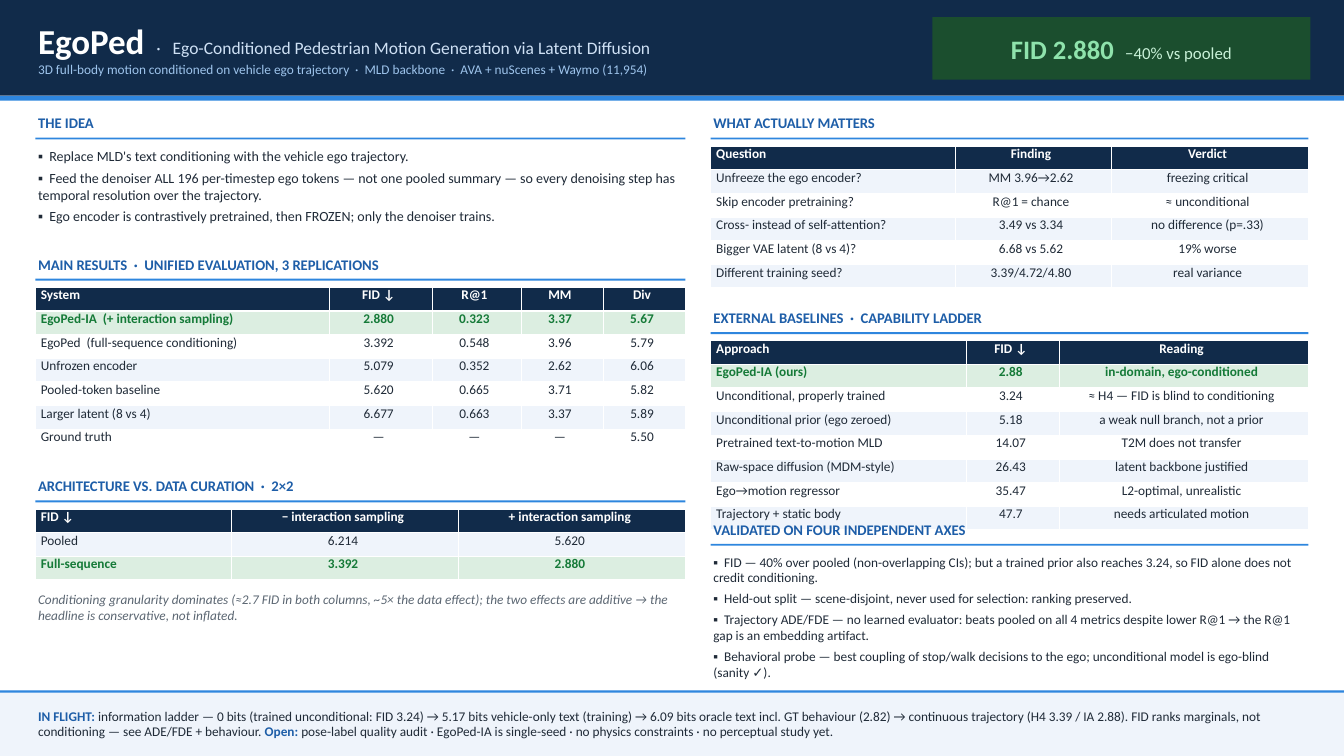
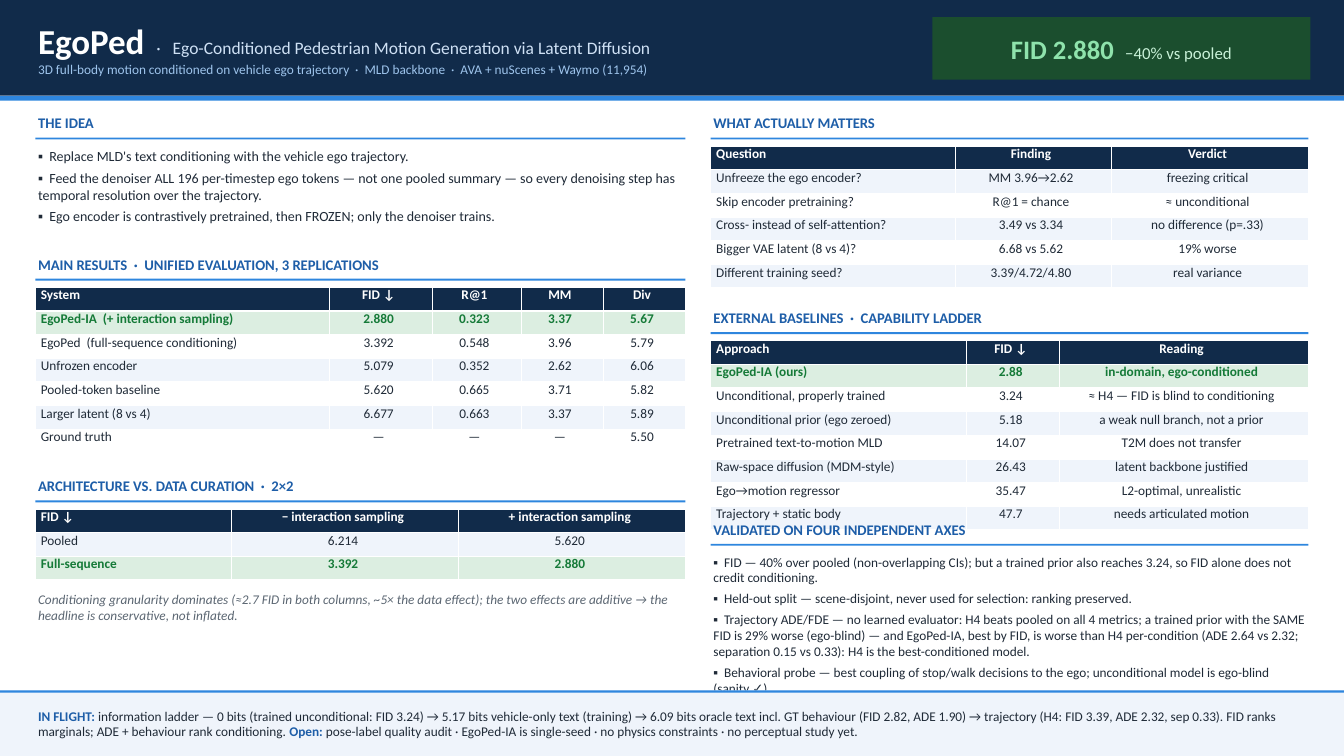
Before and after one commit to ers1804/motion-latent-diffusion, a slide deck: slide 1 of research/to_human/EgoPed_onepager.pptx. Drawn at 1344x756 pixels with LibreOffice and Linux fonts; fonts in the diff are those of the drawing. Boxes give left, top, right and bottom in pixels: in the first picture for what was removed or moved away, otherwise in the second. Text is boxed around its words. In the diff, an @@ line names an element or a change of style, - is before the commit and + after.

```diff
--- a/research/to_human/EgoPed_onepager.pptx
+++ b/research/to_human/EgoPed_onepager.pptx
@@ text at [713, 614, 1305, 658]: text changed @@
-▪ Trajectory ADE/FDE — no learned evaluator: beats pooled on all 4 metrics despite lower R@1 → the R@1 gap is an embedding artifact.
+▪ Trajectory ADE/FDE — no learned evaluator: H4 beats pooled on all 4 metrics; a trained prior with the SAME FID is 29% worse (ego-blind) — and EgoPed-IA, best by FID, is worse than H4 per-condition (ADE 2.64 vs 2.32; separation 0.15 vs 0.33): H4 is the best-conditioned model.
@@ text at [38, 711, 1276, 739]: text changed @@
-IN FLIGHT: information ladder — 0 bits (trained unconditional: FID 3.24) → 5.17 bits vehicle-only text (training) → 6.09 bits oracle text incl. GT behaviour (2.82) → continuous trajectory (H4 3.39 / IA 2.88). FID ranks marginals, not conditioning — see ADE/FDE + behaviour. Open: pose-label quality audit · EgoPed-IA is single-seed · no physics constraints · no perceptual study yet.
+IN FLIGHT: information ladder — 0 bits (trained unconditional: FID 3.24) → 5.17 bits vehicle-only text (training) → 6.09 bits oracle text incl. GT behaviour (FID 2.82, ADE 1.90) → trajectory (H4: FID 3.39, ADE 2.32, sep 0.33). FID ranks marginals; ADE + behaviour rank conditioning. Open: pose-label quality audit · EgoPed-IA is single-seed · no physics constraints · no perceptual study yet.
```
Also in this commit, not shown: 11 other files.
